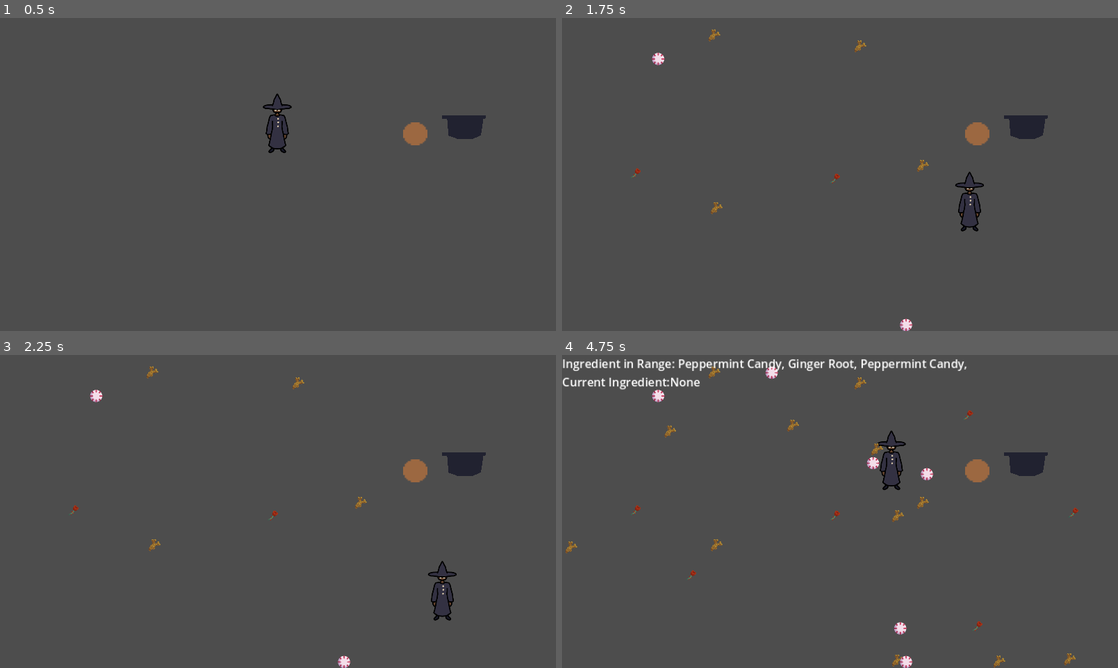
Above: before the commit, frames 1-4 (two rows, left to right).
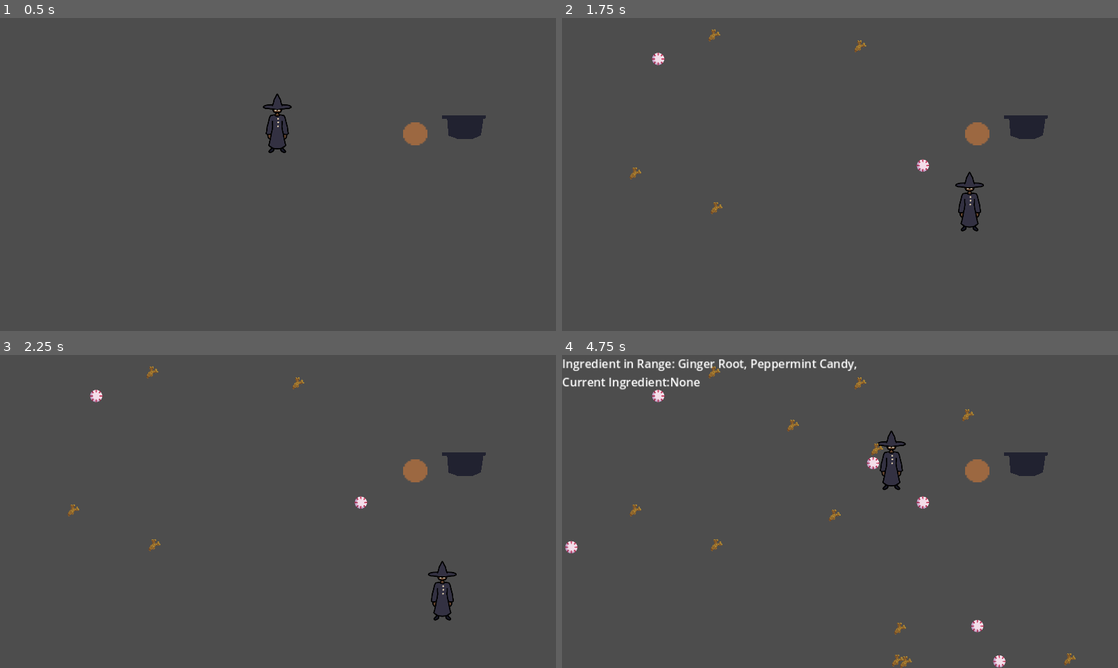
Above: after the commit, the same moments.

Repository: aryuserious/witch-in-training
Game: Godot game, scene res://scenes/level_1.tscn
The game is run twice, just before and just after one commit, with the same random seed, the same clock (stepped at 60 frames per second) and the same inputs.
Inputs:
- Up to frame 1 (0.5 s): no input
- Up to frame 2 (1.75 s): tap Enter at 0.5 s; hold D (right) 0.53-1.28 s; tap I (test) at 0.6, 1.55 s; hold S (down) from 1.28 s (still down); tap Q (drop) at 1.35 s
- Up to frame 3 (2.25 s): release S (down) at 2.03 s; hold D (right) from 2.03 s (still down); tap E (pickup) at 2.1 s
- Up to frame 4 (4.75 s): tap I (test) at 2.3, 3.05, 3.6, 4.35 s; release D (right) at 2.78 s; hold W (up) 2.78-3.53 s; tap 1 (show-hide stats) at 2.85 s; hold A (left) from 3.53 s (still down)

Frame 1 is identical in both runs. In frame 2, 0.2% of the frame differs, in the area x 12-67%, y 45-100%; in frame 3, 0.2%; in frame 4, 1.7%, in the area x 0-93%, y 1-100%.

Commit message:
add comments to cauldron script - also ingredient scene no longer uses an external resource, it is now a sub resource - tried to make a function for cauldron script but commented it out

Diff:
--- a/assets/collisionshape.tres
+++ /dev/null
@@ -1,4 +0,0 @@
-[gd_resource type="CircleShape2D" format=3 uid="uid://ue4c1q8ncl73"]
-
-[resource]
-radius = 12.0
--- a/scenes/ingredient.tscn
+++ b/scenes/ingredient.tscn
@@ -2,7 +2,9 @@
 
 [ext_resource type="Script" path="res://scripts/ingredient.gd" id="1_vuxb1"]
 [ext_resource type="Texture2D" uid="uid://d3v77sveuc4qg" path="res://assets/ingredients.png" id="2_a7wxe"]
-[ext_resource type="Shape2D" uid="uid://ue4c1q8ncl73" path="res://assets/collisionshape.tres" id="3_jrt0x"]
+
+[sub_resource type="CircleShape2D" id="CircleShape2D_cxheu"]
+radius = 11.0454
 
 [node name="Ingredient" type="Area2D"]
 z_index = 5
@@ -17,4 +19,4 @@
 region_rect = Rect2(4, 16, 63, 59)
 
 [node name="CollisionShape2D" type="CollisionShape2D" parent="."]
-shape = ExtResource("3_jrt0x")
+shape = SubResource("CircleShape2D_cxheu")
--- a/scripts/cauldron.gd
+++ b/scripts/cauldron.gd
@@ -3,10 +3,10 @@
 extends StaticBody2D
 
 
-signal new_potion(potion : Potion)
-var current_potion : Potion
-var needed_ingredients : Array[Ingredient]
-var current_ingredients : Array[Ingredient]
+signal new_potion(potion : Potion) # alerted when a new potion is selected
+var current_potion : Potion # the potion the player is trying to make
+var needed_ingredients : Array[Ingredient] # the ingrs that are still needed (meaning, once an ingredient gets put into the cauldron that WAS needed, it is no longer needed and gets removed from this array)
+var current_ingredients : Array[Ingredient] # the ingrs that are in the cauldron
 
 var player_in_range : bool = false
 var player : Player
@@ -14,7 +14,7 @@
 @onready var detection = get_parent().get_node("CauldronDetection")
 
 var potions : Array[Potion] = [
-    Potion.new( [ Ingredient.create(Ingredient.type.GINGER_ROOT), Ingredient.create(Ingredient.type.GINGER_ROOT), Ingredient.create(Ingredient.type.PEPPERMINT_CANDY), Ingredient.create(Ingredient.type.THORNED_ROSE) ], "Healing" ),
+    Potion.new( [ Ingredient.create(Ingredient.type.GINGER_ROOT), Ingredient.create(Ingredient.type.GINGER_ROOT), Ingredient.create(Ingredient.type.PEPPERMINT_CANDY) ], "Healing" ),
     Potion.new( [ Ingredient.create(Ingredient.type.THORNED_ROSE), Ingredient.create(Ingredient.type.GINGER_ROOT), Ingredient.create(Ingredient.type.PEPPERMINT_CANDY) ], "Death", 1 )
 ]
 
@@ -44,6 +44,22 @@
     needed_ingredients = current_potion.ingredients
     current_ingredients.clear()
     new_potion.emit(current_potion)
+
+
+# func all_ingrs_are_required() -> bool:
+#     var ingrs_req_status : Array[bool] # if first ingr is required and the last 2 are not, array is [true, false, false]
+#     # (describe here)
+#     for ingr in current_ingredients:
+#         var ingr_type := ingr.ingredient_type as Ingredient.type # c
+#         var ingr_is_req : bool
+
+#         # get needed ingredient types into an array
+#         var req_ingr_types : Array[Ingredient.type]
+#         for ni in current_potion.ingredients:
+#             req_ingr_types.append(ni.ingredient_type)
+
+#         if ingr_type in req_ingr_types:
+#             ingr_is_req
 
 
 
